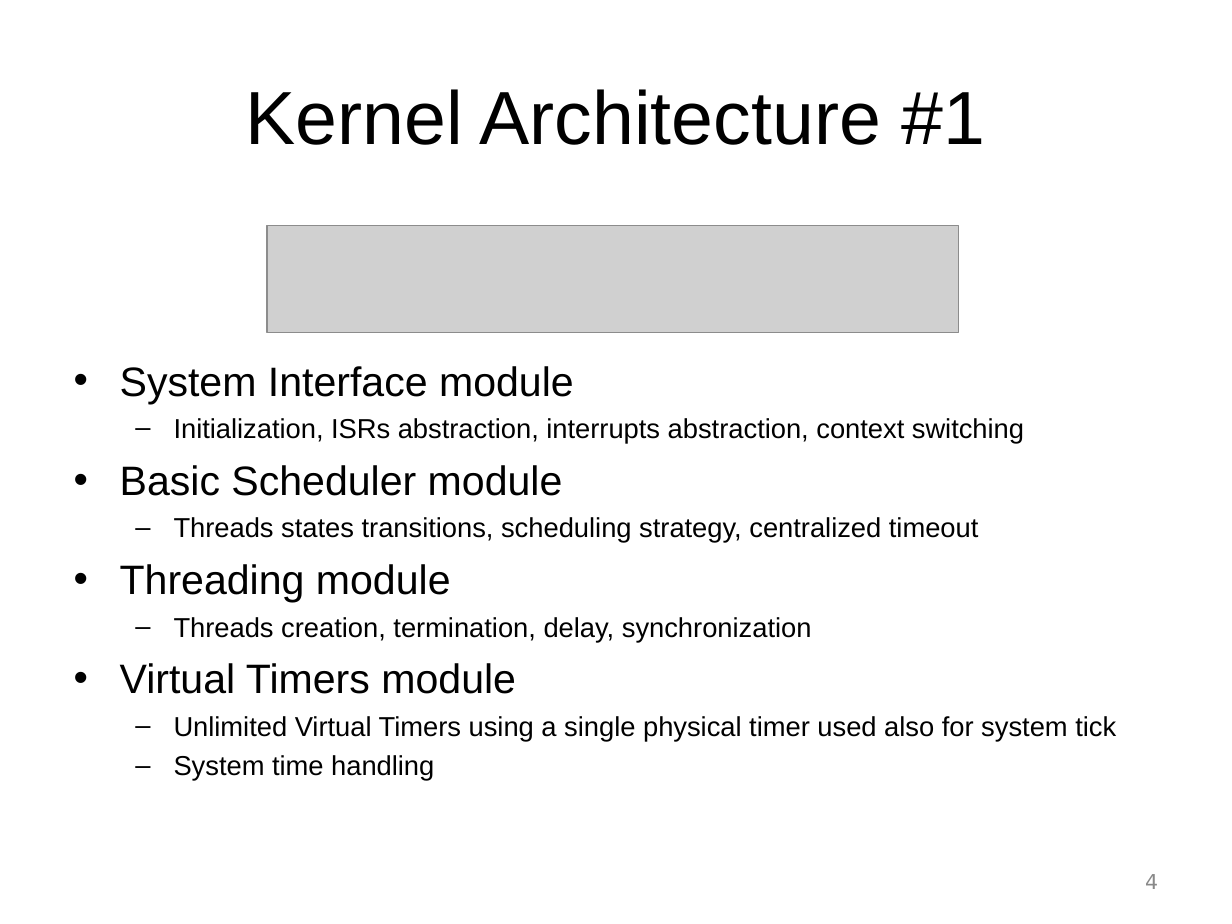
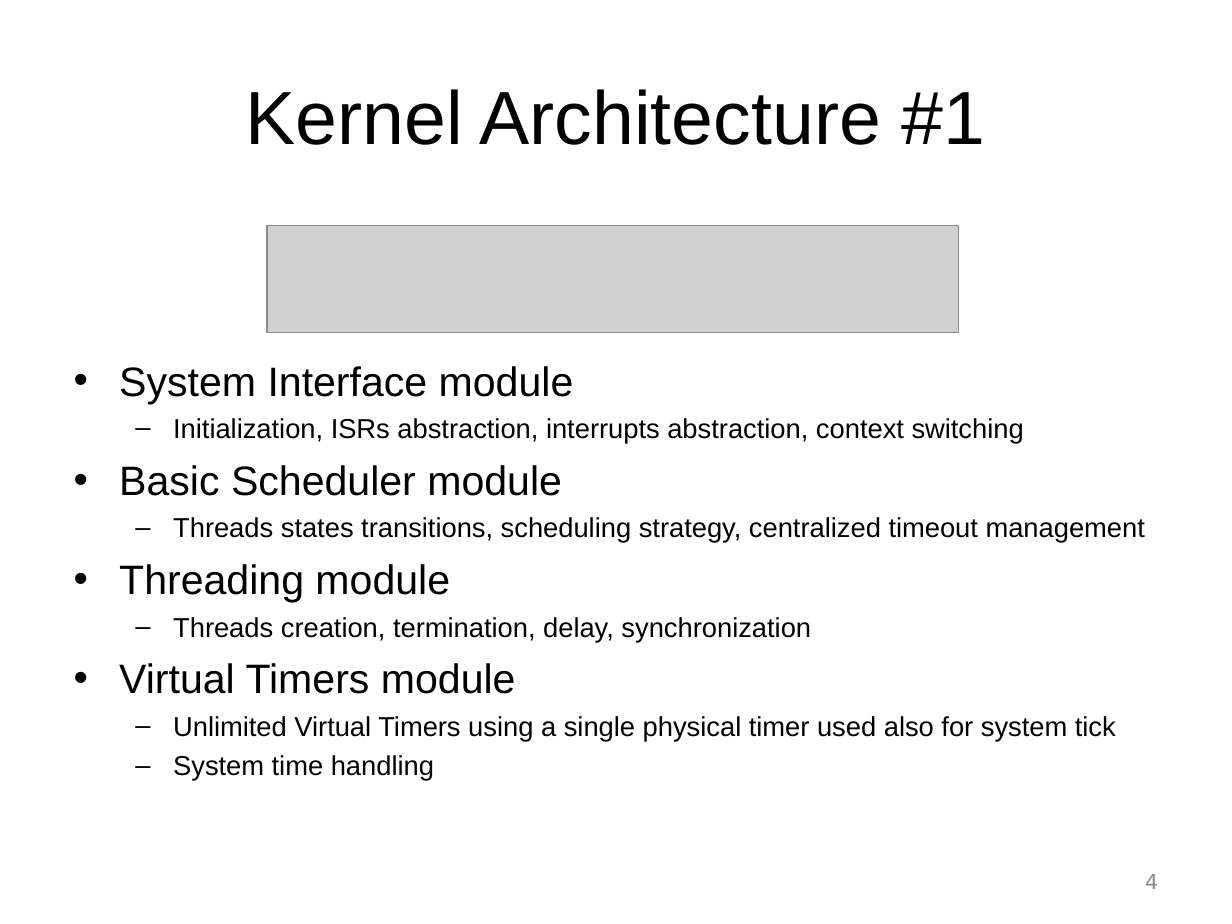
Before and after one commit to ArduPilot/ChibiOS.svn, a slide deck: slide 4 of slides_better_embedded_2012/ChibiOS-RT 2 Architecture.ppt. Drawn at 1232x924 pixels with LibreOffice and Linux fonts; fonts in the diff are those of the drawing; grey boxes stand for pictures; background and template pictures are left out. Boxes give left, top, right and bottom in pixels: in the first picture for what was removed or moved away, otherwise in the second. Text is boxed around its words. In the diff, an @@ line names an element or a change of style, - is before the commit and + after.

```diff
--- a/slides_better_embedded_2012/ChibiOS-RT 2 Architecture.ppt
+++ b/slides_better_embedded_2012/ChibiOS-RT 2 Architecture.ppt
@@ text at (173,517,1145,543): text changed @@
-  – Threads states transitions, scheduling strategy, centralized timeout
+  – Threads states transitions, scheduling strategy, centralized timeout management
```
Also in this commit, not shown: 13 other slides changed, 3 other files.
